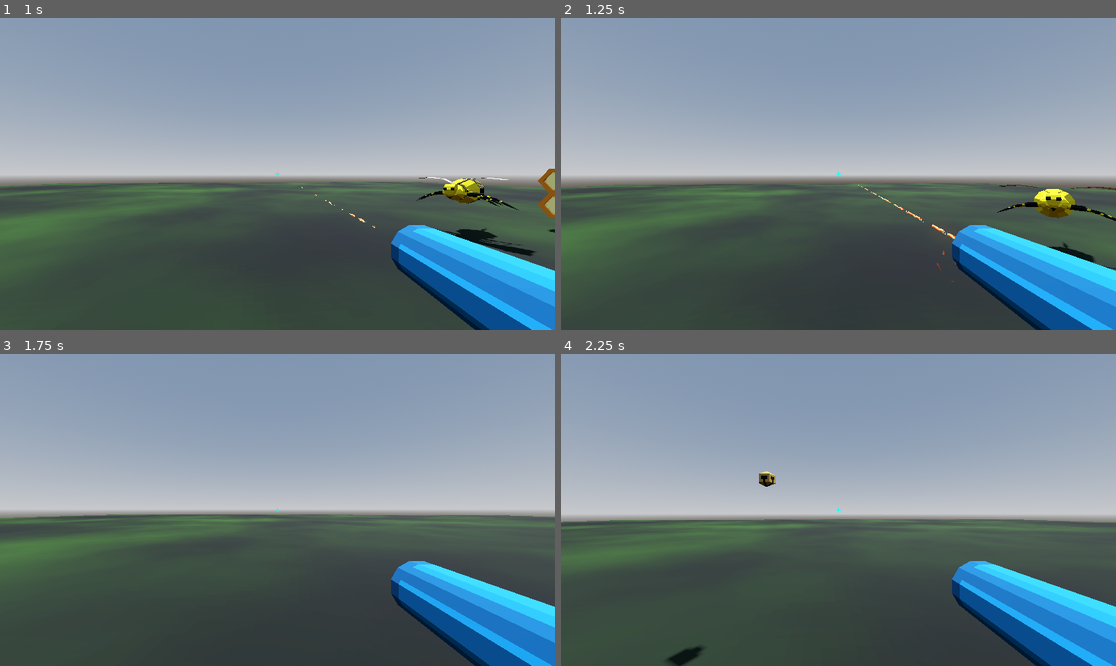
Above: before the commit, frames 1-4 (two rows, left to right).
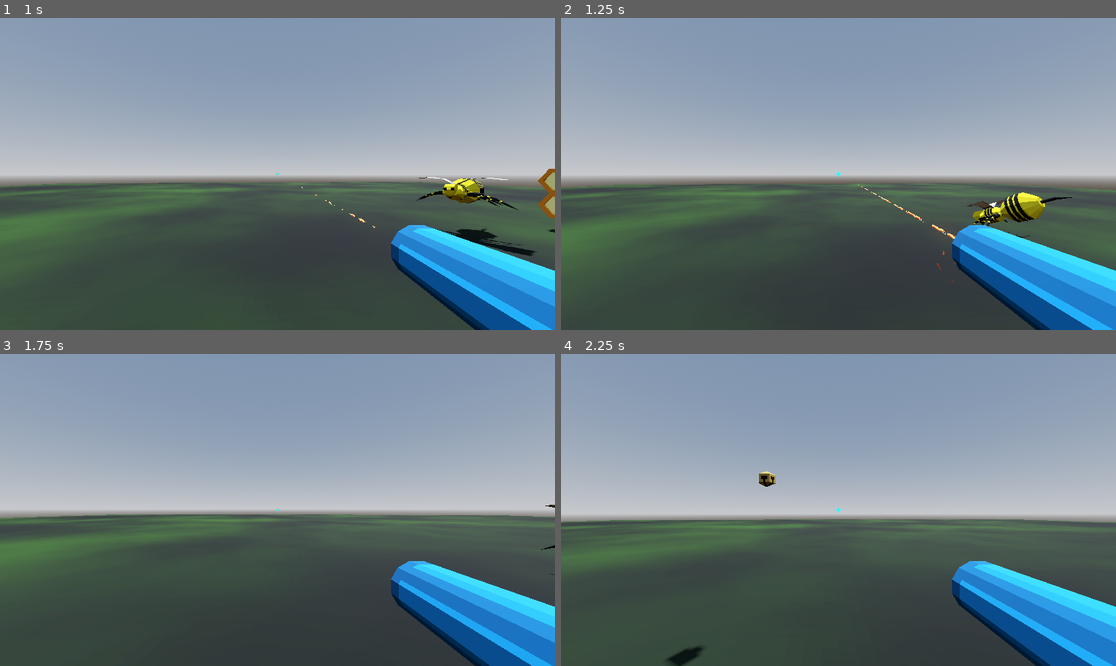
Above: after the commit, the same moments.

Repository: partkyle/bellhivers
Game: Godot game, scene res://scenes/main.tscn
The game is run twice, just before and just after one commit, with the same random seed, the same clock (stepped at 60 frames per second) and the same inputs.
Inputs (mouse positions are in pixels of both pictures, inside the frame that each line leads up to):
- Up to frame 1 (1 s): tap Enter at 0.5 s; move the mouse to (305, 174) at 0.52 s; press the mouse at (305, 174) at 0.53 s; hold W (move_up) from 0.53 s (still down); tap Space (jump) at 0.77 s
- Up to frame 2 (1.25 s): keep holding W (move_up)
- Up to frame 3 (1.75 s): keep holding W (move_up); move the mouse to (249, 510) at 1.27 s; release the mouse at (249, 510) at 1.28 s; tap 1 (grenade) at 1.35 s; tap Space (jump) at 1.52 s
- Up to frame 4 (2.25 s): keep holding W (move_up); move the mouse to (849, 503) at 2.02 s; press the mouse at (849, 503) at 2.03 s

Frame 1 is identical in both runs. In frame 2, 1.6% of the frame differs, in the area x 73-100%, y 53-81%; in frame 3, less than 0.1%; in frame 4, nothing differs.

Commit message:
give bees some patrol when they do not have a target

Diff:
--- a/bodies/bee.gd
+++ b/bodies/bee.gd
@@ -1,23 +1,36 @@
 extends CharacterBody3D
 
-const EPSILON = 0.01
+const EPSILON = 0.1
 
 @export var speed := 4.0
+@export var patrol_range := Vector2(-5, 5)
+
+@onready var bee_model = $bee_model
+@onready var patrol_timer = $PatrolTimer
+
+var initial_position : Vector3
+var patrol_position : Vector3
 
 var target : Node3D
 
-@onready var bee_model = $bee_model
+func setup(_basis : Basis, _global_position : Vector3):
+	basis = _basis
+	global_position = _global_position
+	initial_position = _global_position
+	set_patrol_position()
 
 
+func desired_movement_position():
+	if target:
+		return target.global_position
+	else:
+		return patrol_position
 
 func _physics_process(delta):
-	if target:
-		var direction = target.global_position - global_position
-		if direction.length() > EPSILON:
-			look_at(target.global_position + direction.normalized())
-			velocity = direction.normalized() * speed
-		else:
-			velocity = Vector3.ZERO
+	var direction = desired_movement_position() - global_position
+	if direction.length() > EPSILON:
+		velocity = direction.normalized() * speed
+		look_at(global_position + velocity)
 	else:
 		velocity = Vector3.ZERO
 
@@ -31,6 +44,7 @@
 	queue_free()
 
 func _on_player_locator_body_entered(body):
+	patrol_timer.stop()
 	target = body
 
 
@@ -41,3 +55,12 @@
 func destroy():
 	bee_model.destroy()
 	queue_free()
+
+
+func set_patrol_position():
+	patrol_position = initial_position + Vector3(randf_range(patrol_range.x, patrol_range.y),
+												 randf_range(patrol_range.x, patrol_range.y),
+												 randf_range(patrol_range.x, patrol_range.y))
+
+func _on_patrol_timer_timeout():
+	set_patrol_position()
--- a/bodies/bee.tscn
+++ b/bodies/bee.tscn
@@ -1,15 +1,18 @@
-[gd_scene load_steps=5 format=3 uid="uid://brgjwjphru0r"]
+[gd_scene load_steps=6 format=3 uid="uid://brgjwjphru0r"]
 
 [ext_resource type="Script" path="res://bodies/bee.gd" id="1_0hl8t"]
 [ext_resource type="PackedScene" uid="uid://7wo3basgcosp" path="res://bodies/bee_model.tscn" id="2_n8hg6"]
+
+[sub_resource type="CapsuleShape3D" id="CapsuleShape3D_kqeck"]
+radius = 0.7
+height = 2.905
 
 [sub_resource type="CylinderShape3D" id="CylinderShape3D_pfi07"]
 height = 10.0
 radius = 10.0
 
-[sub_resource type="CapsuleShape3D" id="CapsuleShape3D_kqeck"]
-radius = 0.7
-height = 2.905
+[sub_resource type="CylinderShape3D" id="CylinderShape3D_18utf"]
+height = 20.0
 
 [node name="Bee" type="CharacterBody3D"]
 collision_layer = 2
@@ -19,15 +22,27 @@
 [node name="bee_model" parent="." instance=ExtResource("2_n8hg6")]
 transform = Transform3D(1, 0, 0, 0, 1, 0, 0, 0, 1, 0, 0.96, 0)
 
+[node name="CollisionShape3D" type="CollisionShape3D" parent="."]
+transform = Transform3D(1, 0, 0, 0, -4.37114e-08, 1, 0, -1, -4.37114e-08, 0, 1.53904, 0.140157)
+shape = SubResource("CapsuleShape3D_kqeck")
+
 [node name="player_locator" type="Area3D" parent="."]
 collision_layer = 0
 
 [node name="CollisionShape3D" type="CollisionShape3D" parent="player_locator"]
 shape = SubResource("CylinderShape3D_pfi07")
 
-[node name="CollisionShape3D" type="CollisionShape3D" parent="."]
-transform = Transform3D(1, 0, 0, 0, -4.37114e-08, 1, 0, -1, -4.37114e-08, 0, 1.53904, 0.140157)
-shape = SubResource("CapsuleShape3D_kqeck")
+[node name="enemy_community" type="Area3D" parent="."]
+collision_layer = 0
+collision_mask = 2
+
+[node name="CollisionShape3D" type="CollisionShape3D" parent="enemy_community"]
+shape = SubResource("CylinderShape3D_18utf")
+
+[node name="PatrolTimer" type="Timer" parent="."]
+wait_time = 2.0
+autostart = true
 
 [connection signal="body_entered" from="player_locator" to="." method="_on_player_locator_body_entered"]
 [connection signal="body_exited" from="player_locator" to="." method="_on_player_locator_body_exited"]
+[connection signal="timeout" from="PatrolTimer" to="." method="_on_patrol_timer_timeout"]
--- a/scripts/hive.gd
+++ b/scripts/hive.gd
@@ -30,10 +30,10 @@
 func _spawn():
 	var b = bee.instantiate()
 	enemy_container.add_child(b)
-	b.global_position = global_position + Vector3(randf_range(spawn_radius.x, spawn_radius.y),
+	b.setup(transform.basis,
+			global_position + Vector3(randf_range(spawn_radius.x, spawn_radius.y),
 												  randf_range(spawn_radius_vertical.x, spawn_radius_vertical.y),
-												  randf_range(spawn_radius.x, spawn_radius.y))
-	b.transform.basis = transform.basis
+												  randf_range(spawn_radius.x, spawn_radius.y)))
 
 func _on_spawn_timer_timeout():
 	if count < bee_count:
